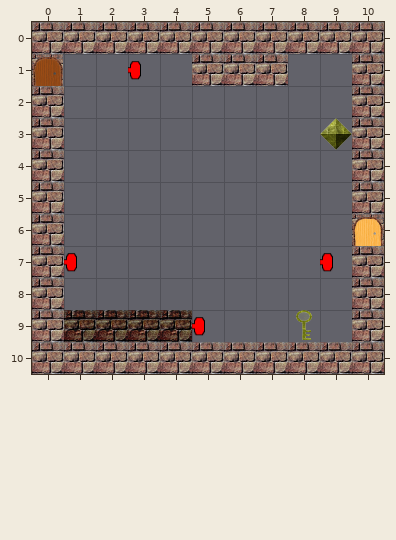
An edit to a level. Tiled map, Clockwise/assets/top-left.tmx. Above is the file before it was changed.
Cells are 32x32 px. Shown: x 0..10, y 0..10.
After:
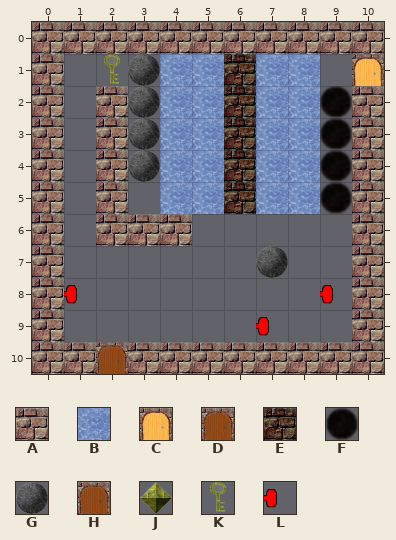
Key: from "tiles": A 0, B 1, C 2, D 3, E 4, F 5, G 6, H 7, J 8, K 9, L 10.
_ is an empty cell.
Tiles of an added or newly shown layer are drawn over the layers below it.
See-through tiles are keyed as they look on the map.
Difference:
{"where": "layer \"Tile Layer 1\" (now hidden)"}
{"y":1,"x":0,"old":"H","new":"_"}
{"y":1,"x":3,"old":"L","new":"_"}
{"y":1,"x":5,"old":"AAA","new":"___"}
{"y":1,"x":10,"old":"A","new":"_"}
{"y":3,"x":9,"old":"J","new":"_"}
{"y":6,"x":10,"old":"C","new":"_"}
{"y":7,"x":1,"old":"L","new":"_"}
{"y":7,"x":9,"old":"L","new":"_"}
{"y":9,"x":1,"old":"EEEEL","new":"_____"}
{"y":9,"x":8,"old":"K","new":"_"}
{"y":10,"x":2,"old":"A","new":"_"}
{"where": "layer \"Tile Layer 3\" (added)"}
{"y":1,"x":0,"old":"_","new":"A"}
{"y":1,"x":2,"old":"_______","new":"KGBBEBB"}
{"y":1,"x":10,"old":"_","new":"C"}
{"y":2,"x":2,"old":"________","new":"AGBBEBBF"}
{"y":3,"x":2,"old":"________","new":"AGBBEBBF"}
{"y":4,"x":2,"old":"________","new":"AGBBEBBF"}
{"y":5,"x":2,"old":"_","new":"A"}
{"y":5,"x":4,"old":"______","new":"BBEBBF"}
{"y":6,"x":2,"old":"___","new":"AAA"}
{"y":6,"x":10,"old":"_","new":"A"}
{"y":7,"x":7,"old":"_","new":"G"}
{"y":8,"x":1,"old":"_","new":"L"}
{"y":8,"x":9,"old":"_","new":"L"}
{"y":9,"x":7,"old":"_","new":"L"}
{"y":10,"x":2,"old":"_","new":"D"}
{"label":"changed","picture_box":[32,54,64,86]}
{"label":"changed","picture_box":[64,54,384,374]}
